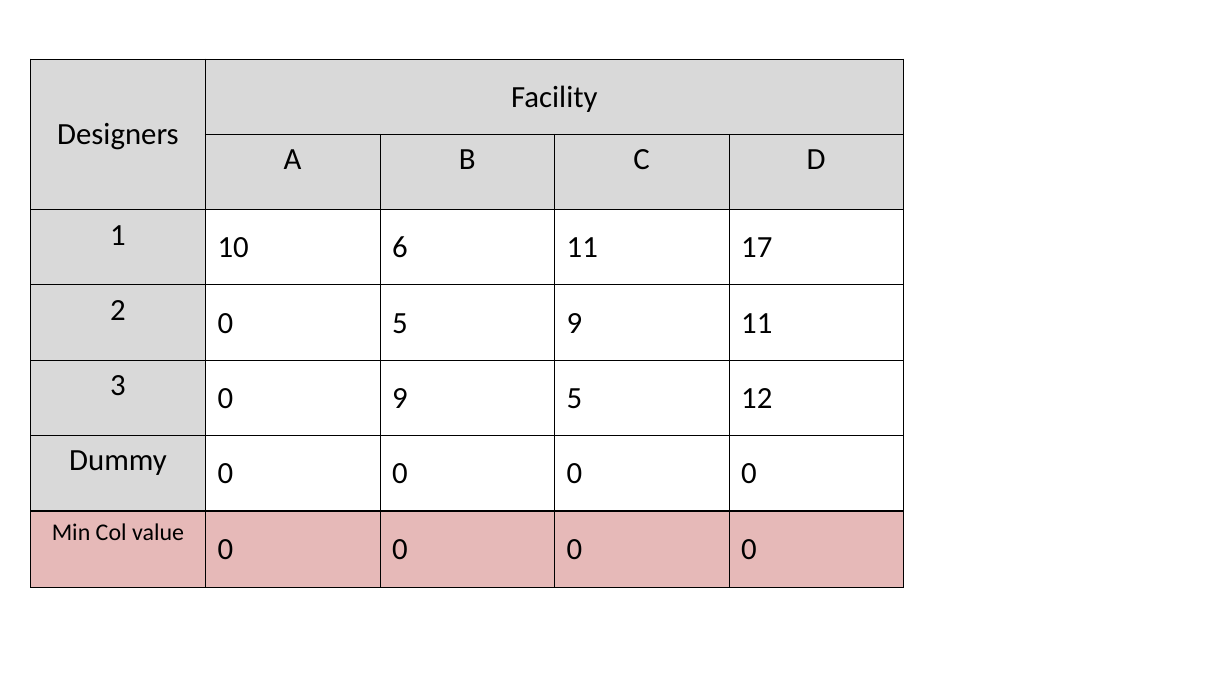
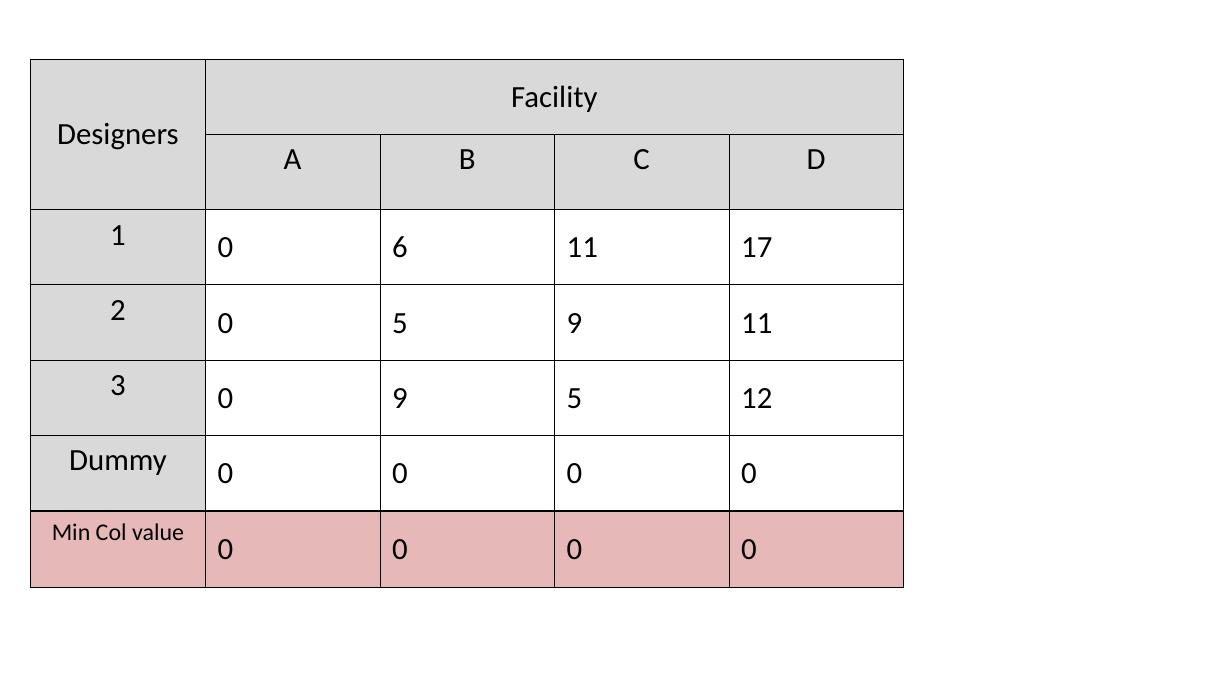
Before and after one commit to Debindradeven/Assignment-Problem, a slide deck: slide 6 of Assignment Problem - Unbalanced.ppt. Drawn at 1232x693 pixels with LibreOffice and Linux fonts; fonts in the diff are those of the drawing. Boxes give left, top, right and bottom in pixels: in the first picture for what was removed or moved away, otherwise in the second. Text is boxed around its words. In the diff, an @@ line names an element or a change of style, - is before the commit and + after.

Commit message:
Corrected a typo in unbalanced assignment problem

```diff
--- a/Assignment Problem - Unbalanced.ppt
+++ b/Assignment Problem - Unbalanced.ppt
@@ table at (31,59,906,511) @@
-row 3, column 2: 10
+row 3, column 2: 0
```
